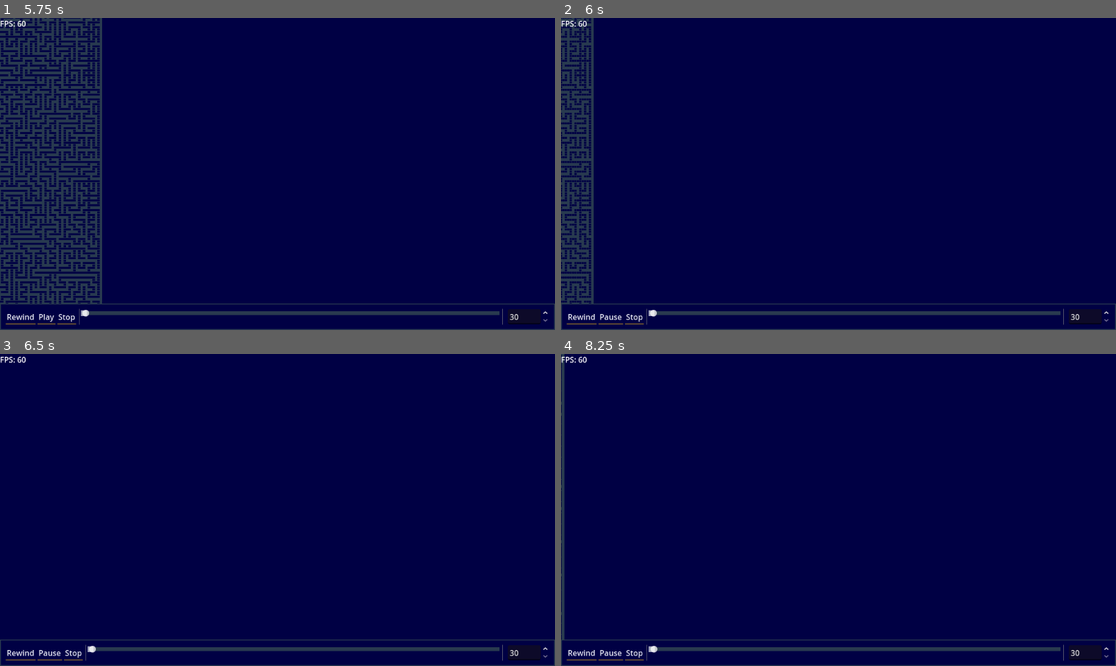
Above: before the commit, frames 1-4 (two rows, left to right).
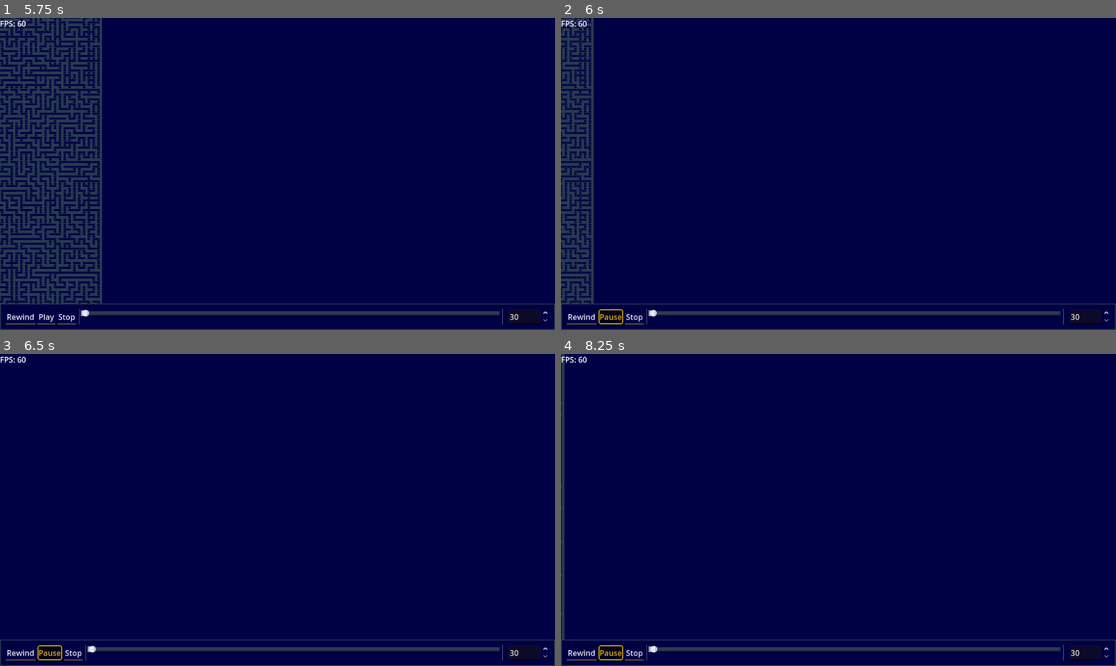
Above: after the commit, the same moments.

Repository: Foolminate/kintsugi-workbench
Game: Godot game, scene res://problems/advent-of-code/aoc-2024/16/day16.tscn
Same seed, same stepped clock (60 frames per second), same inputs: the game is played once before the commit and once after it.
Inputs (mouse positions are in pixels of both pictures, inside the frame that each line leads up to):
- Up to frame 1 (5.75 s): click "Rewind" at 0.5 s; click "Play" at 1.25 s; click "Stop" at 2 s; click "Play" at 2.75 s; click "Pause" at 3.5 s; tap Enter at 4.25 s; move the mouse to (399, 158) at 4.27 s; hold D (move_right) 4.28-5 s; hold Middle mouse button (camera_pan) 4.28-5 s; click (399, 158) at 4.42 s; drag from (166, 189) to (249, 236) at 5.02 s
- Up to frame 2 (6 s): tap Space (play_pause) at 5.75 s; move the mouse to (894, 105) at 5.77 s; hold D (move_right) from 5.78 s (still down); hold Mouse wheel down (zoom_out) from 5.78 s (still down)
- Up to frame 3 (6.5 s): keep holding D (move_right); keep holding Mouse wheel down (zoom_out)
- Up to frame 4 (8.25 s): release D (move_right) at 6.5 s; release Mouse wheel down (zoom_out) at 6.5 s; tap Enter at 6.5 s; drag from (810, 572) to (672, 463) at 6.52 s; tap Space (play_pause) at 7.25, 7.9 s; move the mouse to (1005, 556) at 7.27 s; hold A (move_left) 7.28-8 s; hold Mouse wheel up (zoom_in) 7.28-8 s; drag from (672, 463) to (755, 432) at 8.02 s

Frame 1 is identical in both runs. In frame 2, 0.2% of the frame differs, in the area x 6-12%, y 93-99%; in frame 3, 0.2%; in frame 4, 0.2%.

Commit message:
Chore: removed defunct glow

Diff:
--- a/core/components/ui/playback_controls.gd
+++ b/core/components/ui/playback_controls.gd
@@ -14,8 +14,6 @@
 @onready var stop_button: Button = %StopButton
 
 var is_playing: bool = false
-var _glow: Color = Color(1, 1, 1)
-var _normal: Color = Color(1, 1, 1)
 
 func set_playback_state(playing: bool) -> void:
 	is_playing = playing
@@ -38,13 +36,11 @@
 
 func _play() -> void:
 	play_pause_button.text = "Pause"
-	play_pause_button.modulate = _glow
+	play_pause_button.set_pressed_no_signal(true)
 	play_pause_button.release_focus()
 
 func _pause() -> void:
 	play_pause_button.text = "Play"
-	play_pause_button.modulate = _normal
-	rewind_button.modulate = _normal
 	play_pause_button.release_focus()
 	play_pause_button.set_pressed_no_signal(false)
 
@@ -54,23 +50,14 @@
 	stop_button.release_focus()
 
 func _reverse() -> void:
-	rewind_button.modulate = _glow
 	on_rewind_pressed.emit()
 	rewind_button.release_focus()
 	play_pause_button.set_pressed_no_signal(true)
-
-func _timeline_focus() -> void:
-	timeline_slider.modulate = _glow
-
-func _timeline_unfocus() -> void:
-	timeline_slider.modulate = _normal
 
 func _ready() -> void:
 	play_pause_button.pressed.connect(_on_play_pause_toggled)
 	stop_button.pressed.connect(_stop)
 	rewind_button.pressed.connect(_reverse)
-	timeline_slider.focus_entered.connect(_timeline_focus)
-	timeline_slider.focus_exited.connect(_timeline_unfocus)
 	timeline_slider.value_changed.connect(func(value): on_step_requested.emit(int(value)))
 	timeline_slider.drag_ended.connect(func(_v): timeline_slider.release_focus())
 	speed_selector.value_changed.connect(func(value): on_speed_changed.emit(value))
